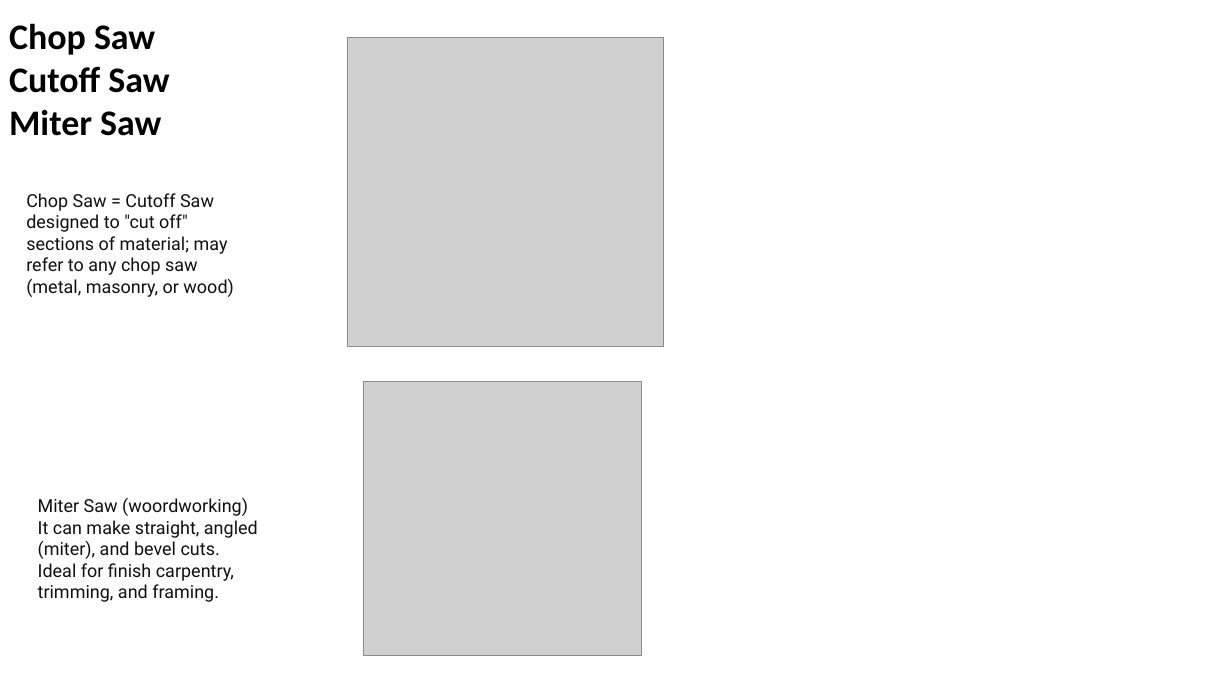
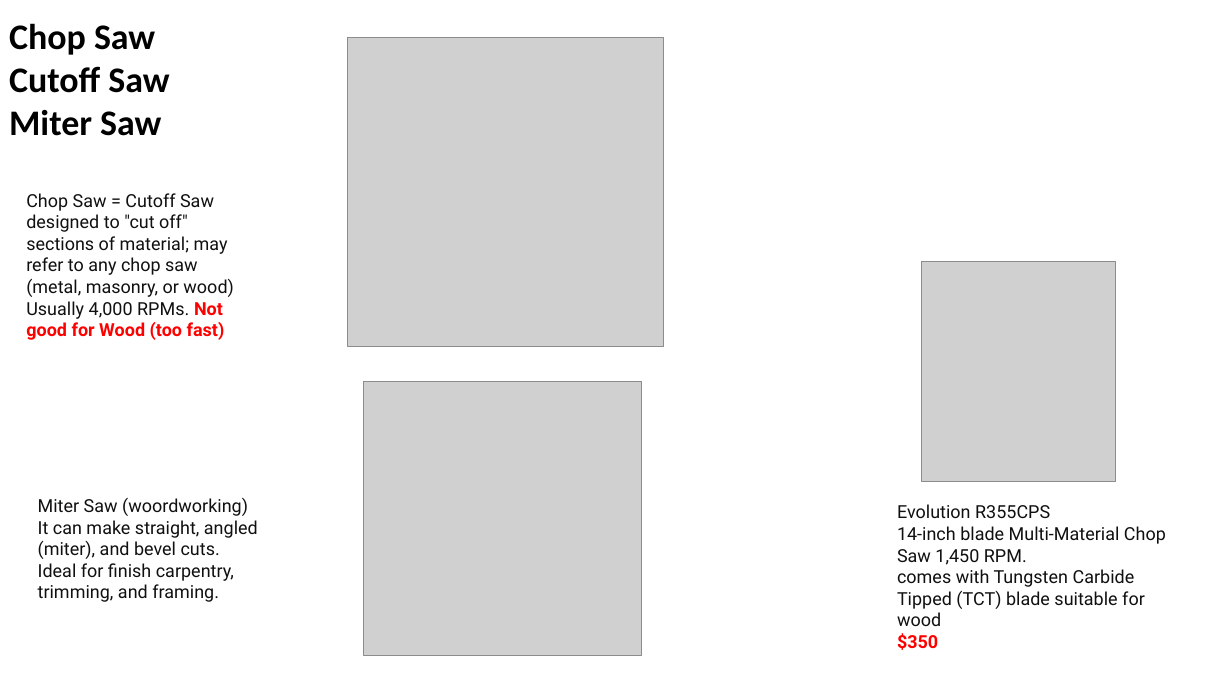
Before and after one commit to lselector/misc_farm, a slide deck: slide 2 of saw_table_chop.pptx. Drawn at 1232x693 pixels with LibreOffice and Linux fonts; fonts in the diff are those of the drawing; grey boxes stand for pictures. Boxes give left, top, right and bottom in pixels: in the first picture for what was removed or moved away, otherwise in the second. Text is boxed around its words. In the diff, an @@ line names an element or a change of style, - is before the commit and + after.

```diff
--- a/saw_table_chop.pptx
+++ b/saw_table_chop.pptx
@@ text at (x1=26, y1=193, x2=233, y2=336): text changed @@
-Chop Saw = Cutoff Saw
-designed to "cut off" sections of material; may refer to any chop saw (metal, masonry, or wood)
+Chop Saw = Cutoff Saw
+designed to "cut off" sections of material; may refer to any chop saw (metal, masonry, or wood) Usually 4,000 RPMs. Not good for Wood (too fast)
@@ picture added at (x1=922, y1=262, x2=1116, y2=482) @@
@@ text added at (x1=897, y1=504, x2=1166, y2=650), 14 pt, text #0F1111 @@
+Evolution R355CPS
+14-inch blade Multi-Material Chop Saw 1,450 RPM.
+comes with Tungsten Carbide Tipped (TCT) blade suitable for wood
+$350
```
Also in this commit, not shown: 2 other files.
